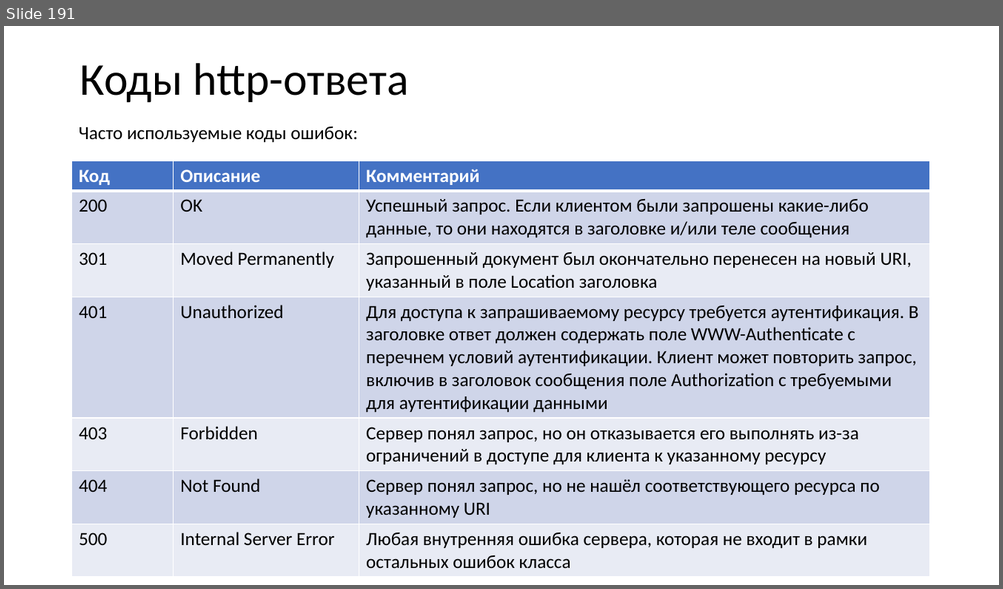
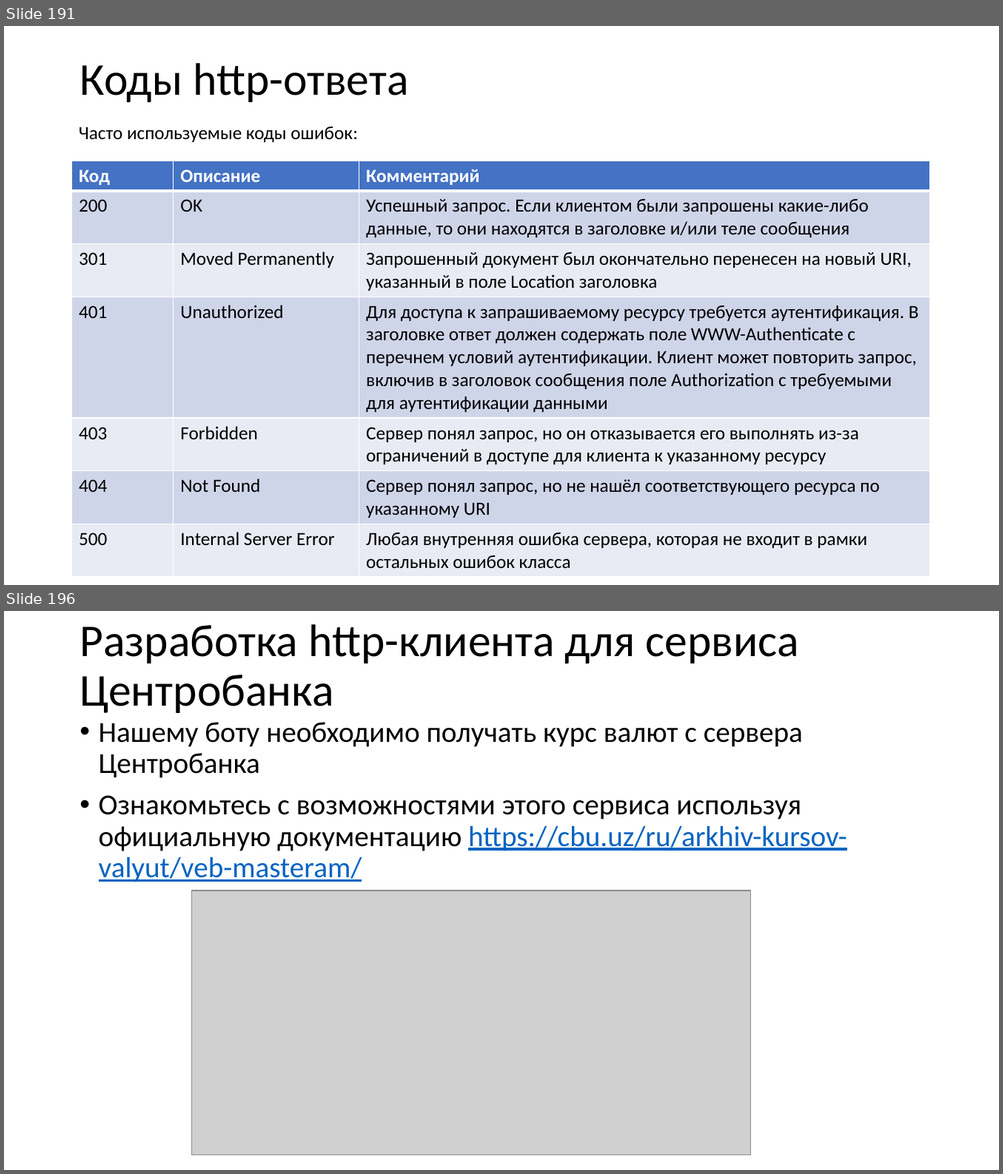
Before and after one commit to paveltsytovich/telegram-course, a slide deck: Presentation/Разработка ботов для телеграмм на Python.pptx. Shown one above the other, each under a label of ours: slide 191 before the commit, slides 191 and 196 after it; the slides between them are not shown. The pictures are 1003x589 and 1003x1174 pixels, drawn with LibreOffice and Linux fonts; fonts in the diff are those of the drawing; grey boxes stand for pictures. Boxes give left, top, right and bottom in pixels: in the first picture for what was removed or moved away, otherwise in the second. Text is boxed around its words. In the diff, an @@ line names an element or a change of style, - is before the commit and + after.

Commit message:
получение курса валют

```diff
--- a/Presentation/Разработка ботов для телеграмм на Python.pptx
+++ b/Presentation/Разработка ботов для телеграмм на Python.pptx
@@ slide 196 added at box(4, 611, 999, 1170), background #FFFFFF @@
@@ title added at box(79, 624, 799, 713), 44 pt, text #000000 @@
+Разработка http-клиента для сервиса Центробанка
@@ text added at box(99, 722, 847, 883), 28 pt, text #000000 @@
+• Нашему боту необходимо получать курс валют с сервера Центробанка
+• Ознакомьтесь с возможностями этого сервиса используя официальную документацию https://cbu.uz/ru/arkhiv-kursov-valyut/veb-masteram/
@@ picture added at box(191, 891, 751, 1156) @@
```
Also in this commit, not shown: 2 slides changed, 5 other slides added, 2 other files.
